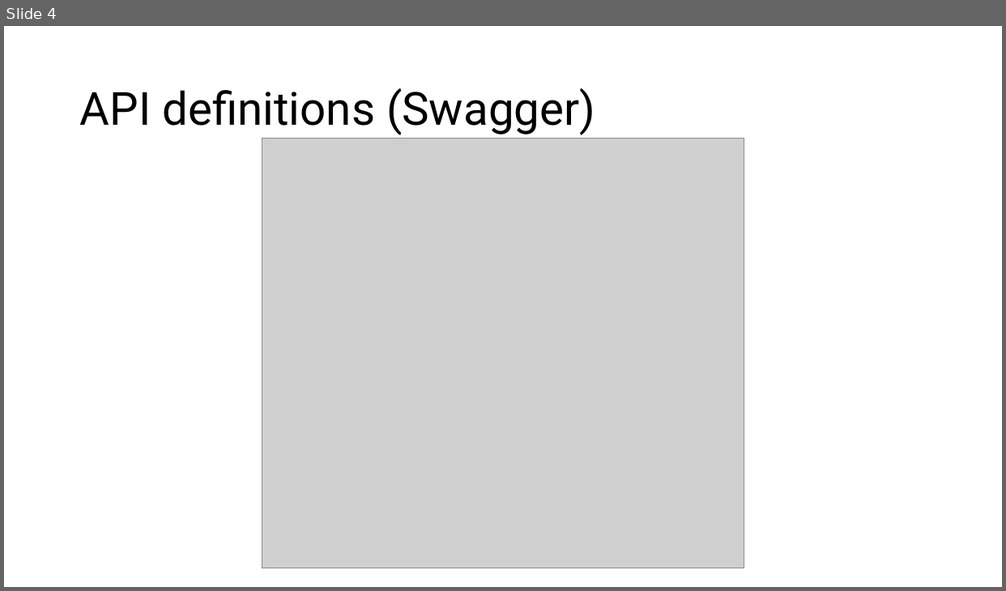
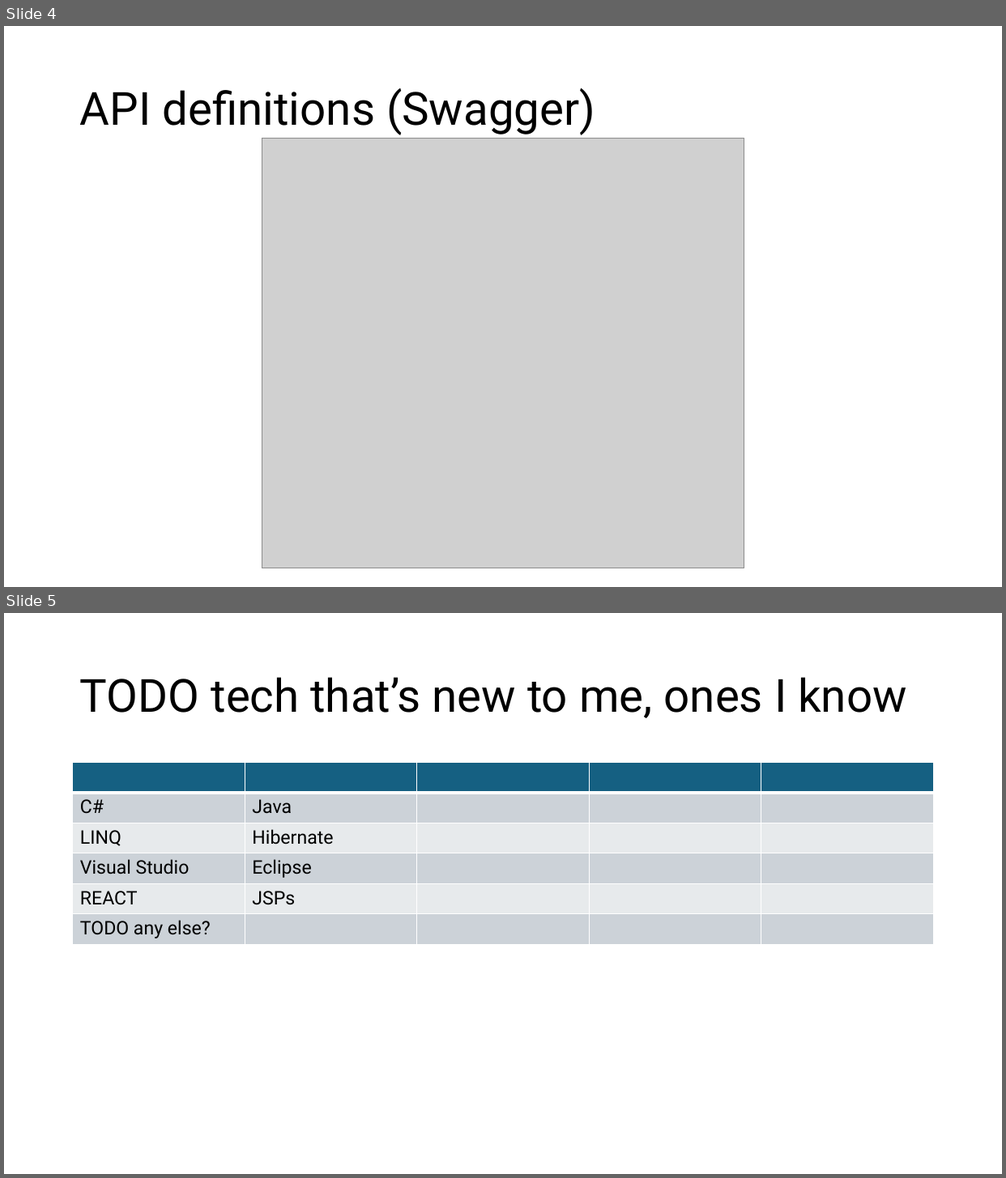
Before and after one commit to rennyeb/hci-take-home-interview-v3-main, a slide deck: Coding Exercise.pptx. Shown one above the other, each under a label of ours: slide 4 before the commit, slides 4 and 5 after it. The pictures are 1006x591 and 1006x1178 pixels, drawn with LibreOffice and Linux fonts; fonts in the diff are those of the drawing; grey boxes stand for pictures. Boxes give left, top, right and bottom in pixels: in the first picture for what was removed or moved away, otherwise in the second. Text is boxed around its words. In the diff, an @@ line names an element or a change of style, - is before the commit and + after.

```diff
--- a/Coding Exercise.pptx
+++ b/Coding Exercise.pptx
@@ slide 5 added at box(4, 613, 1002, 1174), background #FFFFFF @@
@@ title added at box(80, 677, 906, 718), 44 pt, text #000000 @@
+TODO tech that’s new to me, ones I know
@@ table added at box(73, 763, 934, 944), 6 rows, 5 columns @@
+ |  |  |  | 
+C# | Java |  |  | 
+LINQ | Hibernate |  |  | 
+Visual Studio | Eclipse |  |  | 
+REACT | JSPs |  |  | 
+TODO any else? |  |  |  | 
```
Also in this commit, not shown: 16 other files.
